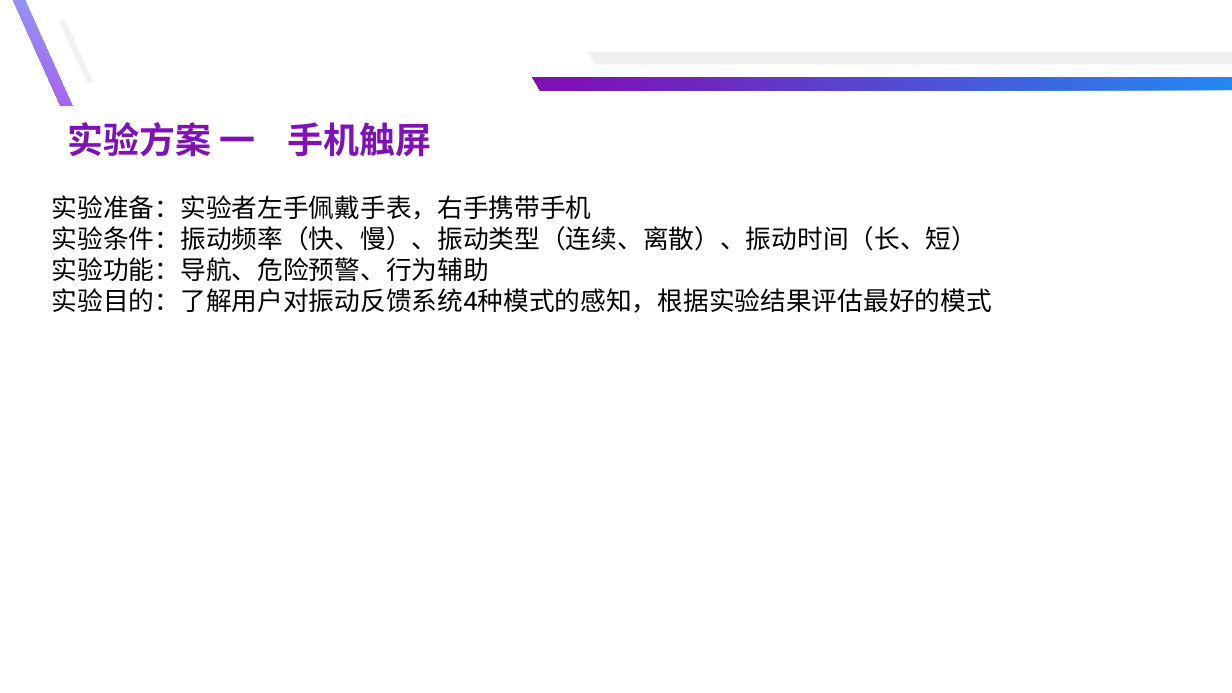
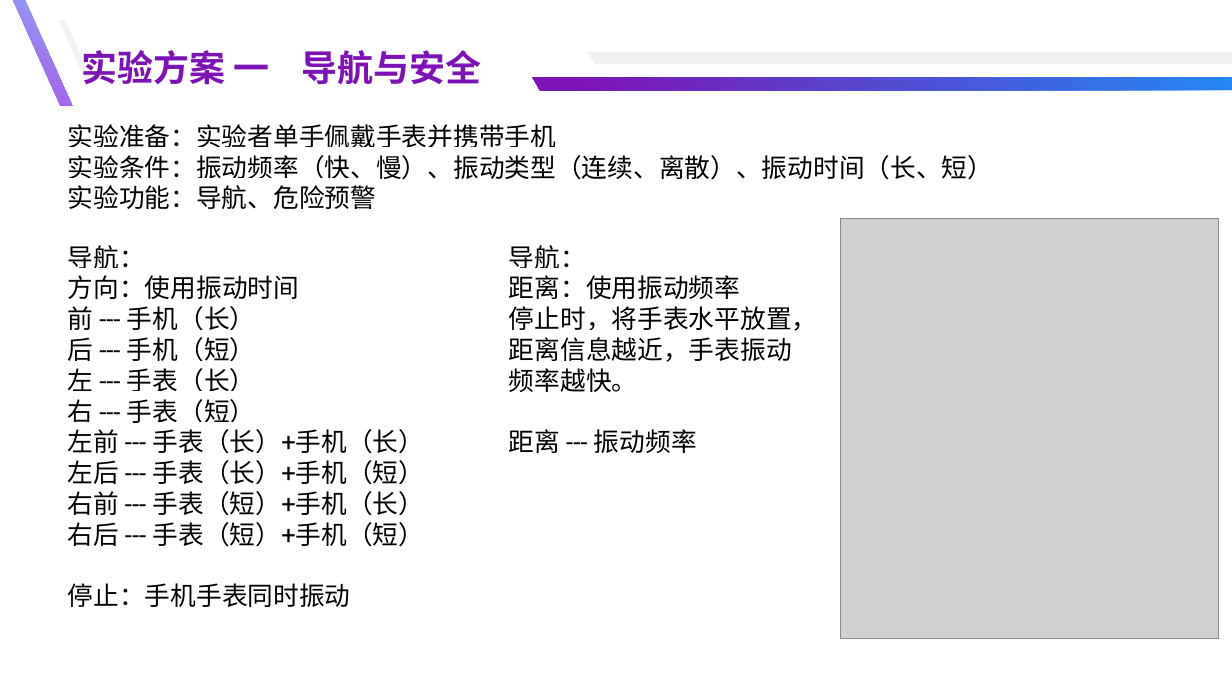
Before and after one commit to yuyongsong/Paper, a slide deck: slide 48 of 总结汇报-余泳松.pptx (slide 46 before the commit). Drawn at 1232x693 pixels with LibreOffice and Linux fonts; fonts in the diff are those of the drawing; grey boxes stand for pictures. Boxes give left, top, right and bottom in pixels: in the first picture for what was removed or moved away, otherwise in the second. Text is boxed around its words. In the diff, an @@ line names an element or a change of style, - is before the commit and + after.

```diff
--- a/总结汇报-余泳松.pptx
+++ b/总结汇报-余泳松.pptx
@@ text at <box>81,50,481,85</box>: text changed @@
-实验方案 一 手机触屏
+实验方案 一 导航与安全
@@ text "实验准备：实验者单手佩戴手表并携带手机": place and size @@
-text "实验准备：实验者单手佩戴手表并携带手机" at <box>52,195,992,313</box>
+text "实验准备：实验者单手佩戴手表并携带手机" at <box>68,124,993,209</box>
@@ text at <box>68,124,556,147</box>: text changed @@
-实验准备：实验者左手佩戴手表，右手携带手机
+实验准备：实验者单手佩戴手表并携带手机
@@ text at <box>68,185,376,209</box>: text changed @@
-实验功能：导航、危险预警、行为辅助
-实验目的：了解用户对振动反馈系统4种模式的感知，根据实验结果评估最好的模式
+实验功能：导航、危险预警
@@ picture added at <box>841,218,1218,639</box> @@
@@ text added at <box>68,245,425,607</box>, 20 pt, text #000000 @@
+导航：
+方向：使用振动时间
+前 --- 手机（长）
+后 --- 手机（短）
+左 --- 手表（长）
+右 --- 手表（短）
+左前 --- 手表（长）+手机（长）
+左后 --- 手表（长）+手机（短）
+右前 --- 手表（短）+手机（长）
+右后 --- 手表（短）+手机（短）
+停止：手机手表同时振动
@@ text added at <box>509,245,817,453</box>, 20 pt, text #000000 @@
+导航：
+距离：使用振动频率
+停止时，将手表水平放置，距离信息越近，手表振动频率越快。
+距离 --- 振动频率
```
Also in this commit, not shown: 2 other slides changed, 4 slides added.
